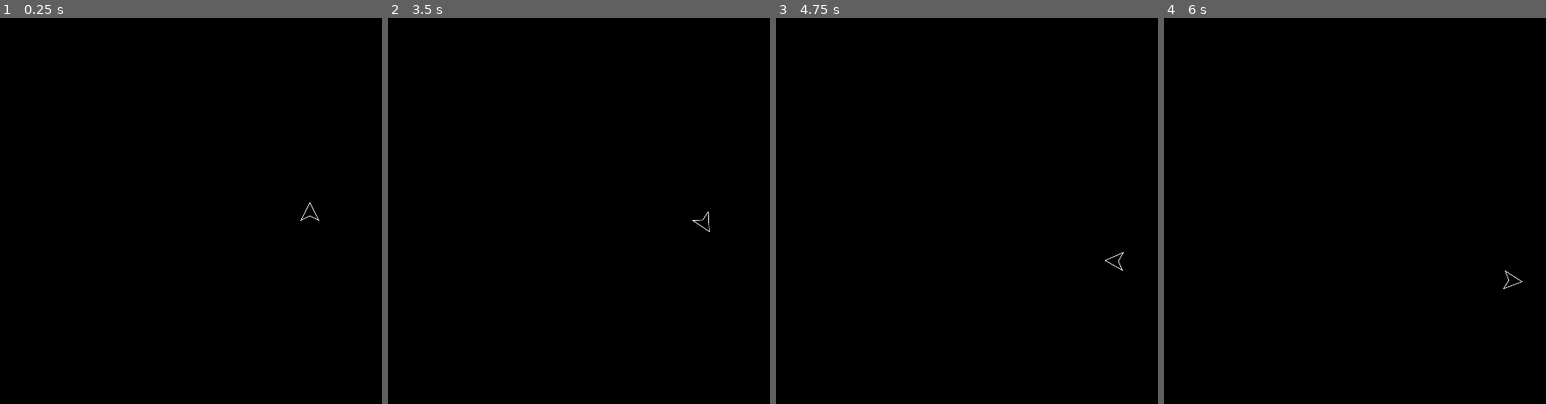
Above: before the commit, frames 1-4 (left to right).
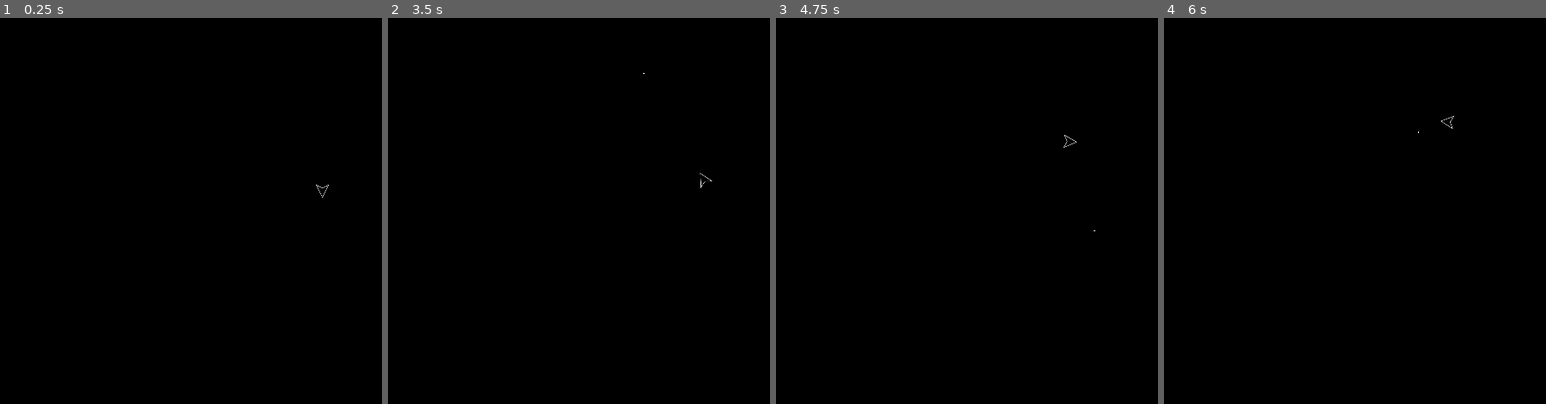
Above: after the commit, the same moments.

Repository: wojciech-bilicki/Asteroids
Game: Godot game, scene res://Scenes/main.tscn
Same seed, same stepped clock (60 frames per second), same inputs: the game is played once before the commit and once after it.
Inputs:
- Up to frame 1 (0.25 s): no input
- Up to frame 2 (3.5 s): tap Enter at 0.5 s; hold D (rotate_right) 0.53-1.28 s; tap Space (shoot) every 0.75 s from 0.6 to 2.85 s; hold A (rotate_left) 1.28-2.03 s; hold D (rotate_right) 2.03-2.78 s; hold W (thrust) from 2.78 s (still down)
- Up to frame 3 (4.75 s): release W (thrust) at 3.53 s; hold A (rotate_left) from 3.53 s (still down); tap Space (shoot) at 3.6, 4.35 s
- Up to frame 4 (6 s): tap Space (shoot) at 5.1, 5.85 s; release A (rotate_left) at 5.78 s; hold D (rotate_right) from 5.78 s (still down)

The runs differ from the first frame. In frame 1, less than 0.1% of the frame differs, in the area x 78-87%, y 43-53%; in frame 2, less than 0.1%; in frame 3, less than 0.1%; in frame 4, less than 0.1%, in the area x 66-94%, y 25-71%.

Commit message:
Shooting added

Diff:
--- /dev/null
+++ b/Scenes/bullet.gd
@@ -0,0 +1,13 @@
+extends Sprite2D
+
+class_name Bullet
+var direction: Vector2
+
+@export var bullet_speed = 700
+
+func _process(delta):
+	position += direction * bullet_speed * delta
+
+func destroy():
+	print("destroy")
+	queue_free()
--- /dev/null
+++ b/Scenes/bullet.tscn
@@ -0,0 +1,20 @@
+[gd_scene load_steps=4 format=3 uid="uid://dc5fn48r1ocpu"]
+
+[ext_resource type="Texture2D" uid="uid://ciacadxjui4fx" path="res://Assets/Square.png" id="1_r1bo4"]
+[ext_resource type="Script" path="res://Scenes/bullet.gd" id="2_3g0kh"]
+
+[sub_resource type="RectangleShape2D" id="RectangleShape2D_6bmjb"]
+size = Vector2(4, 4)
+
+[node name="Bullet" type="Sprite2D"]
+texture = ExtResource("1_r1bo4")
+script = ExtResource("2_3g0kh")
+
+[node name="Area2D" type="Area2D" parent="."]
+
+[node name="CollisionShape2D" type="CollisionShape2D" parent="Area2D"]
+shape = SubResource("RectangleShape2D_6bmjb")
+
+[node name="VisibleOnScreenNotifier2D" type="VisibleOnScreenNotifier2D" parent="."]
+
+[connection signal="screen_exited" from="VisibleOnScreenNotifier2D" to="." method="destroy"]
--- a/Scenes/main.tscn
+++ b/Scenes/main.tscn
@@ -1,9 +1,8 @@
 [gd_scene load_steps=2 format=3 uid="uid://cfksac6m3avtj"]
 
-[ext_resource type="PackedScene" uid="uid://bo3hvbp5i8iaf" path="res://Scenes/player.tscn" id="1_04ff3"]
+[ext_resource type="PackedScene" uid="uid://dmpkmummnny4l" path="res://Scenes/player/player.tscn" id="1_1l3r8"]
 
 [node name="main" type="Node2D"]
 
-[node name="Player" parent="." instance=ExtResource("1_04ff3")]
-position = Vector2(1152, 648)
-rotation = 3.14159
+[node name="Player" parent="." instance=ExtResource("1_1l3r8")]
+position = Vector2(1194, 580)
--- a/Scenes/player.tscn
+++ /dev/null
@@ -1,15 +0,0 @@
-[gd_scene load_steps=3 format=3 uid="uid://bo3hvbp5i8iaf"]
-
-[ext_resource type="Script" path="res://Scenes/player_movement.gd" id="1_8vac5"]
-[ext_resource type="Texture2D" uid="uid://teovnlysqnp4" path="res://Assets/Player.png" id="1_sq1qu"]
-
-[node name="Player" type="CharacterBody2D"]
-script = ExtResource("1_8vac5")
-
-[node name="Sprite2D" type="Sprite2D" parent="."]
-rotation = 3.14159
-texture = ExtResource("1_sq1qu")
-
-[node name="CollisionPolygon2D" type="CollisionPolygon2D" parent="."]
-rotation = 3.14159
-polygon = PackedVector2Array(0, -32, 32, 32, 0, 16, -32, 32)
--- /dev/null
+++ b/Scenes/player/player.tscn
@@ -0,0 +1,23 @@
+[gd_scene load_steps=5 format=3 uid="uid://dmpkmummnny4l"]
+
+[ext_resource type="Script" path="res://Scenes/player/player_movement.gd" id="1_8tgk0"]
+[ext_resource type="Texture2D" uid="uid://teovnlysqnp4" path="res://Assets/Player.png" id="2_q8sdq"]
+[ext_resource type="Script" path="res://Scenes/player/player_shooting.gd" id="3_bfkh2"]
+[ext_resource type="PackedScene" uid="uid://dc5fn48r1ocpu" path="res://Scenes/bullet.tscn" id="4_jcp15"]
+
+[node name="Player" type="CharacterBody2D"]
+scale = Vector2(0.7, 0.7)
+script = ExtResource("1_8tgk0")
+
+[node name="Sprite2D" type="Sprite2D" parent="."]
+rotation = 3.14159
+texture = ExtResource("2_q8sdq")
+
+[node name="CollisionPolygon2D" type="CollisionPolygon2D" parent="."]
+rotation = 3.14159
+polygon = PackedVector2Array(0, -32, 32, 32, 0, 16, -32, 32)
+
+[node name="ShootingPoint" type="Node2D" parent="."]
+position = Vector2(0, 30)
+script = ExtResource("3_bfkh2")
+bullet_scene = ExtResource("4_jcp15")
--- /dev/null
+++ b/Scenes/player/player_shooting.gd
@@ -0,0 +1,13 @@
+extends Node2D
+
+@export var bullet_scene: PackedScene
+
+func _process(delta):
+	if Input.is_action_just_pressed("shoot"):
+		var bullet = bullet_scene.instantiate() as Bullet
+		get_tree().root.add_child(bullet)
+
+		var shot_direction = Vector2(0,1).rotated(get_parent().rotation)
+		print(shot_direction)
+		bullet.position = Vector2(global_position)
+		bullet.direction = shot_direction
Renamed: Scenes/player_movement.gd -> Scenes/player/player_movement.gd
